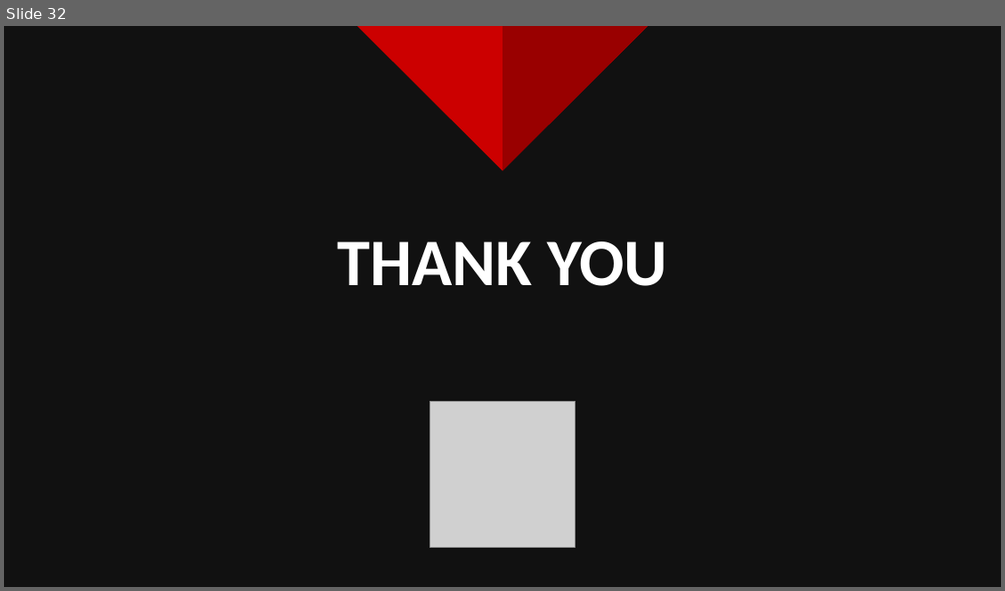
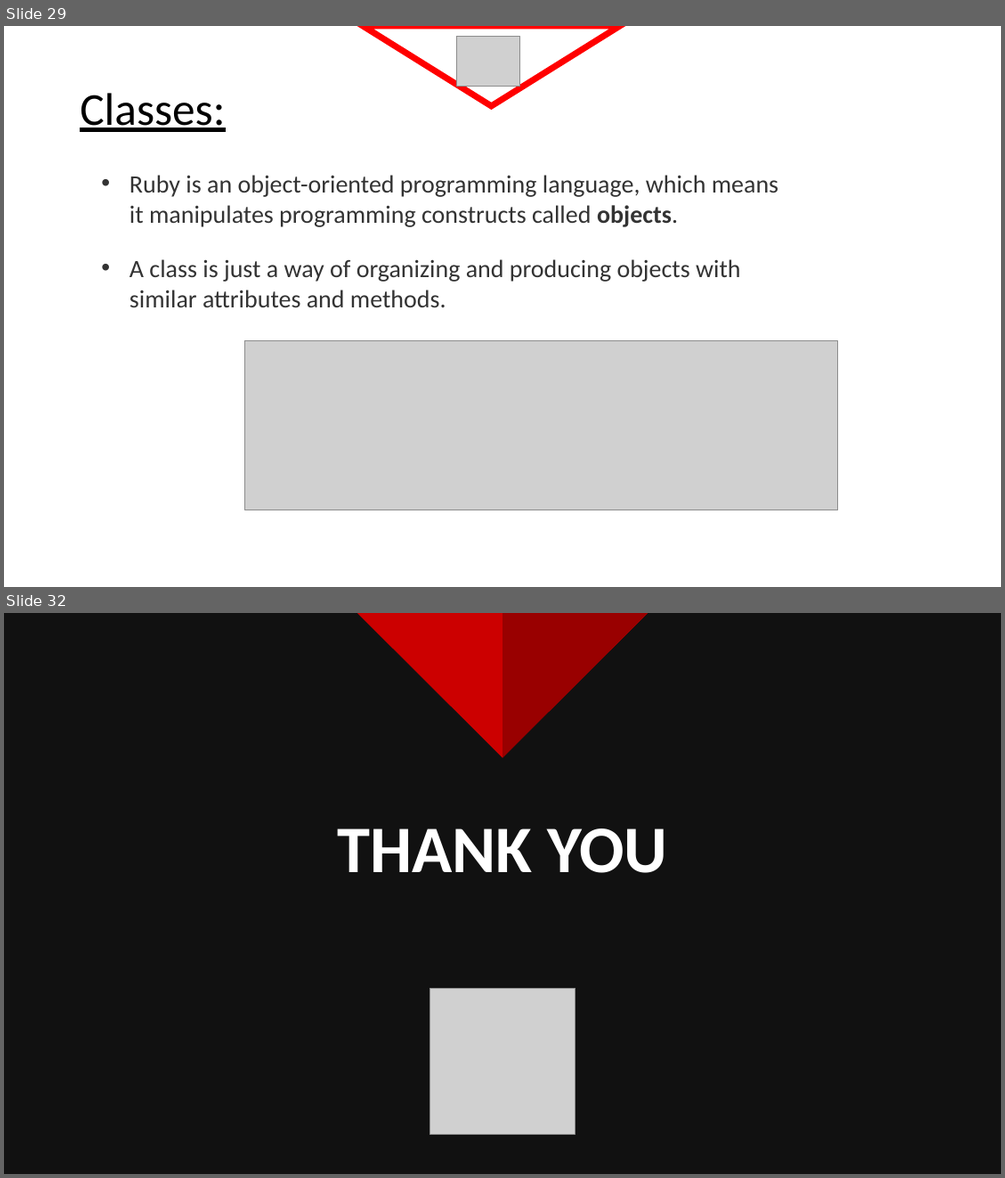
Before and after one commit to ritesh93kumar/ritrep, a slide deck: Ruby Programming Language.pptx. Shown one above the other, each under a label of ours: slide 32 before the commit, slides 29 and 32 after it; the slides between them are not shown. The pictures are 1005x591 and 1005x1178 pixels, drawn with LibreOffice and Linux fonts; fonts in the diff are those of the drawing; grey boxes stand for pictures. Boxes give left, top, right and bottom in pixels: in the first picture for what was removed or moved away, otherwise in the second. Text is boxed around its words. In the diff, an @@ line names an element or a change of style, - is before the commit and + after.

```diff
--- a/Ruby Programming Language.pptx
+++ b/Ruby Programming Language.pptx
@@ slide 29 added at box(4, 26, 1001, 587), background #FFFFFF @@
@@ triangle added at box(363, 26, 620, 106), fill #FFFFFF, outline #FF0000 6 pt @@
@@ picture added at box(457, 36, 520, 86) @@
@@ title added at box(80, 93, 225, 132), 44 pt, text #000000, underline @@
+Classes:
@@ text added at box(129, 175, 778, 227), 24 pt, text #333333 @@
+• Ruby is an object-oriented programming language, which means it manipulates programming constructs called objects.
@@ text added at box(129, 259, 741, 307), 24 pt, text #333333 @@
+• A class is just a way of organizing and producing objects with similar attributes and methods.
@@ picture added at box(245, 341, 839, 510) @@
```
Also in this commit, not shown: 27 slides changed, 1 slide removed.
